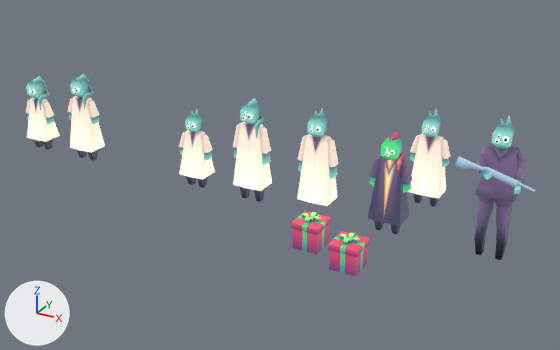
The Blender file artwork/kids.blend as it was, and as the next commit left it.
One viewpoint serves both versions: a camera (50 mm lens) standing at (30.3, -50.3, 27.9) and looking at (2.4, 0.4, 2.5). The axes (+X, +Y, +Z) are drawn at lower left. The lights are the same throughout. The first picture is the older version.
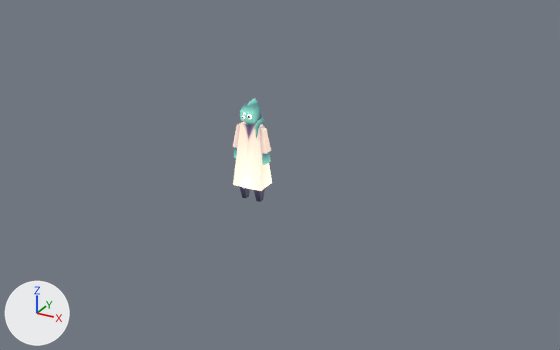
Boxes (x1, y1, x2, y2) around the edits, measured in the pictures (560 x 350 px):
'gun', hidden
    before: (455, 116, 535, 260)
'kid_body_M.010', hidden (blue)
    before: (368, 157, 409, 234)
'kid_body_M.002', hidden
    before: (297, 134, 338, 206)
'kid_body_M', hidden
    before: (408, 133, 446, 207)
'kid_body_M.016', hidden
    before: (70, 96, 105, 160)
'Present_Box', hidden
    before: (291, 211, 331, 254)
'kid_body_M.001', hidden
    before: (179, 130, 215, 188)
'kid_body_M.017', hidden
    before: (27, 98, 60, 150)
'Present_Box_open', hidden
    before: (329, 246, 368, 277)
'Present_Box_open_lid', hidden
    before: (328, 231, 370, 257)
'kid_body_M.015', hidden (green)
    before: (381, 132, 406, 175)
'kid_body_M.012', hidden (cyan)
    before: (307, 108, 328, 138)
'kid_body_M.026', hidden (cyan)
    before: (70, 74, 94, 109)
'kid_body_M.027', hidden (cyan)
    before: (26, 76, 50, 111)
'kid_body_M.011', hidden
    before: (422, 109, 441, 138)
'kid_body_M.007', hidden
    before: (328, 138, 338, 179)
'kid_body_M.009', hidden
    before: (185, 109, 203, 133)
'kid_body_M.014', hidden
    before: (401, 162, 412, 193)
'kid_body_M.006', hidden
    before: (201, 133, 213, 161)
'kid_body_M.004', hidden
    before: (441, 138, 451, 167)
'kid_body_M.020', hidden
    before: (88, 99, 100, 125)
'kid_body_M.022', hidden
    before: (43, 101, 54, 125)
'kid_body_M.008', hidden
    before: (298, 135, 307, 172)
'kid_body_M.013', hidden
    before: (369, 158, 380, 186)
'kid_body_M.003', hidden
    before: (410, 135, 420, 162)
'kid_body_M.005', hidden
    before: (179, 131, 186, 155)
'kid_body_M.019', hidden
    before: (68, 98, 73, 120)
'kid_body_M.021', hidden
    before: (26, 100, 30, 119)

What changed in the scene script:
```text
Change ob_kid_body_m:
    add ob_kid_body_m.hide_set(True)
Change ob_kid_body_m_001:
    add ob_kid_body_m_001.hide_set(True)
Change ob_kid_body_m_002:
    add ob_kid_body_m_002.hide_set(True)
Change ob_kid_body_m_003:
    add ob_kid_body_m_003.hide_set(True)
Change ob_kid_body_m_004:
    add ob_kid_body_m_004.hide_set(True)
Change ob_kid_body_m_005:
    add ob_kid_body_m_005.hide_set(True)
Change ob_kid_body_m_006:
    add ob_kid_body_m_006.hide_set(True)
Change ob_kid_body_m_007:
    add ob_kid_body_m_007.hide_set(True)
Change ob_kid_body_m_008:
    add ob_kid_body_m_008.hide_set(True)
Change ob_kid_body_m_009:
    add ob_kid_body_m_009.hide_set(True)
Change ob_kid_body_m_011:
    add ob_kid_body_m_011.hide_set(True)
Change ob_kid_body_m_012:
    add ob_kid_body_m_012.hide_set(True)
Change ob_kid_body_m_010:
    add ob_kid_body_m_010.hide_set(True)
Change ob_kid_body_m_013:
    add ob_kid_body_m_013.hide_set(True)
Change ob_kid_body_m_014:
    add ob_kid_body_m_014.hide_set(True)
Change ob_kid_body_m_015:
    add ob_kid_body_m_015.hide_set(True)
Change ob_kid_body_m_016:
    add ob_kid_body_m_016.hide_set(True)
Change ob_kid_body_m_017:
    add ob_kid_body_m_017.hide_set(True)
Change ob_kid_body_m_019:
    add ob_kid_body_m_019.hide_set(True)
Change ob_kid_body_m_020:
    add ob_kid_body_m_020.hide_set(True)
Change ob_kid_body_m_021:
    add ob_kid_body_m_021.hide_set(True)
Change ob_kid_body_m_022:
    add ob_kid_body_m_022.hide_set(True)
Change ob_kid_body_m_026:
    add ob_kid_body_m_026.hide_set(True)
Change ob_kid_body_m_027:
    add ob_kid_body_m_027.hide_set(True)
Change ob_gun:
    add ob_gun.hide_set(True)
Change ob_present_box:
    add ob_present_box.hide_set(True)
Change ob_present_box_open_lid:
    add ob_present_box_open_lid.hide_set(True)
Change ob_present_box_open:
    add ob_present_box_open.hide_set(True)
```
